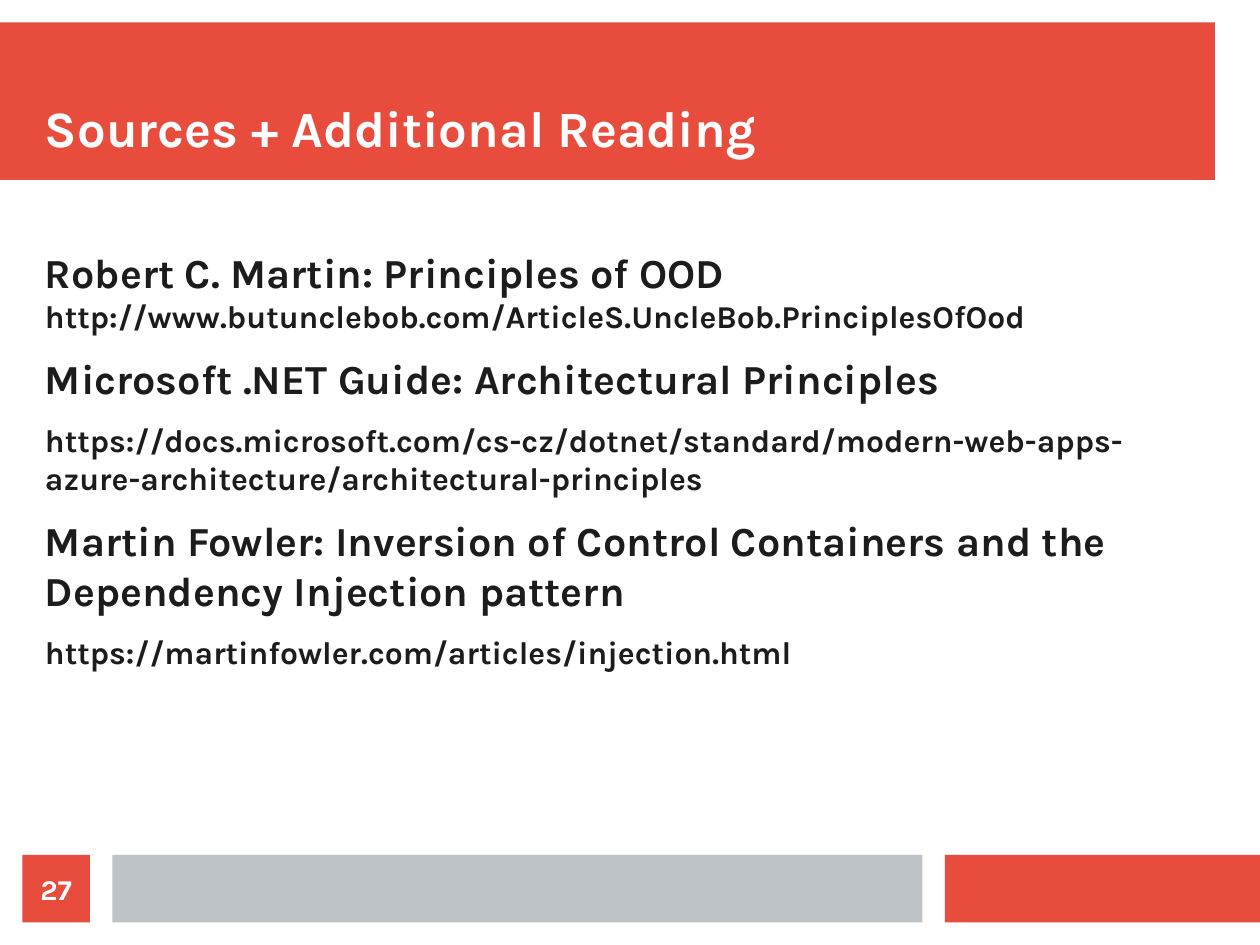
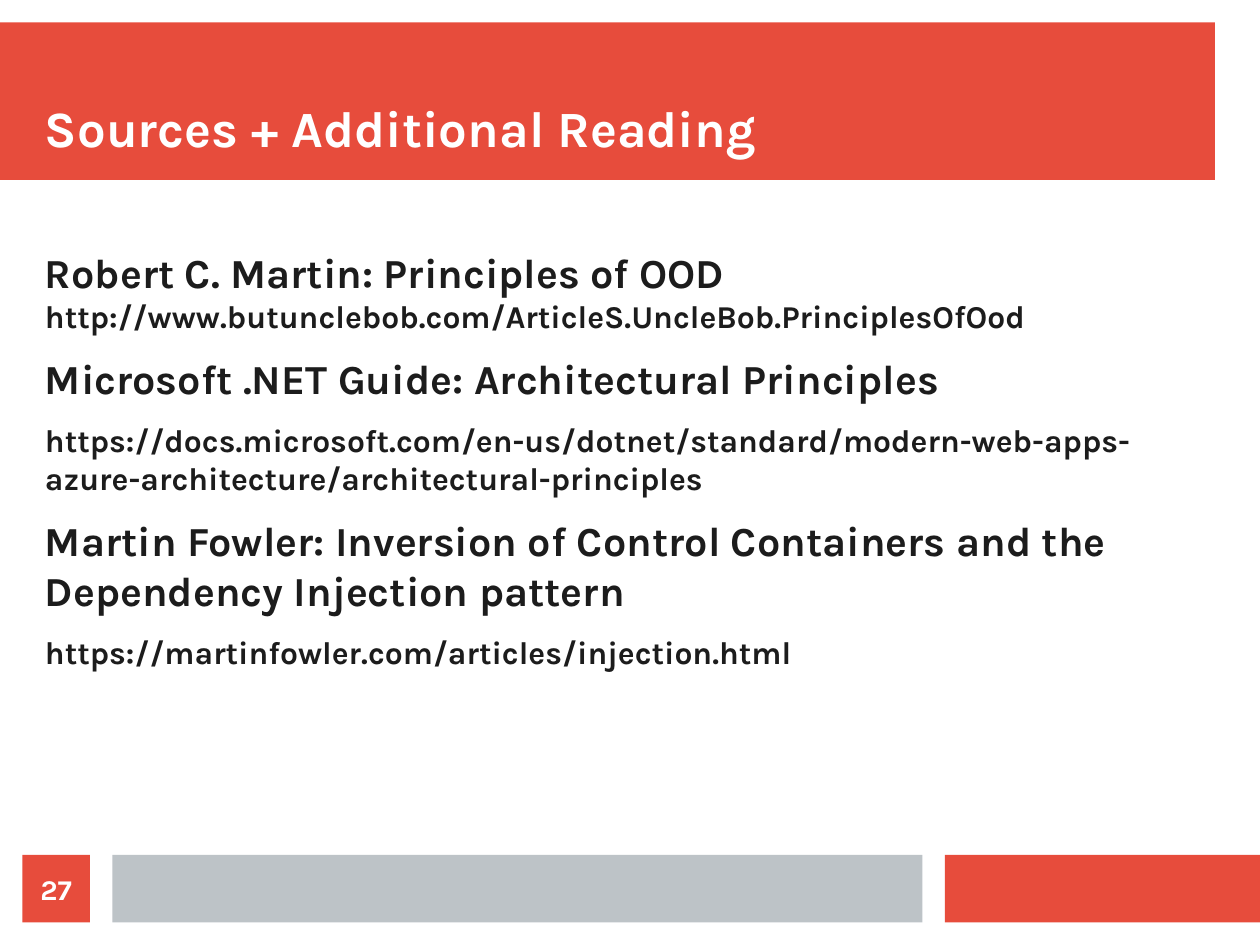
Before and after one commit to maxotta/pia-labs, a slide deck: slide 27 of lectures/architecture/architecture.odp. Drawn at 1260x945 pixels with LibreOffice and Linux fonts; fonts in the diff are those of the drawing. Boxes give left, top, right and bottom in pixels: in the first picture for what was removed or moved away, otherwise in the second. Text is boxed around its words. In the diff, an @@ line names an element or a change of style, - is before the commit and + after.

Commit message:
[lec-architecture] layers, aop

```diff
--- a/lectures/architecture/architecture.odp
+++ b/lectures/architecture/architecture.odp
@@ text at <box>45,428,1130,498</box>: text changed @@
-https://docs.microsoft.com/cs-cz/dotnet/standard/modern-web-apps-azure-architecture/architectural-principles
+https://docs.microsoft.com/en-us/dotnet/standard/modern-web-apps-azure-architecture/architectural-principles
```
Also in this commit, not shown: 3 other slides changed, 51 slides added, 10 slides removed, 6 other files.
